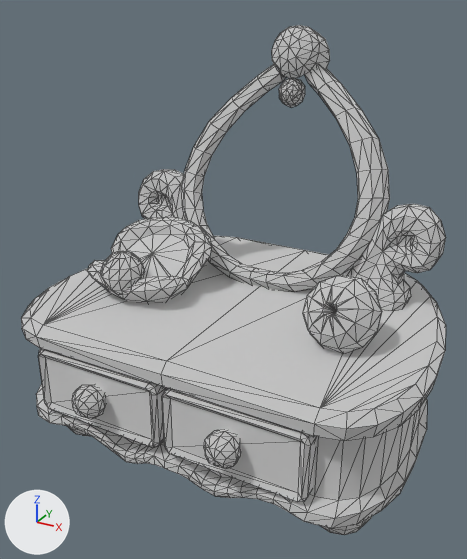
An edit to the glTF model tools/art/models/tripo/gf/g_s_vanity.glb, drawn before and after from the same camera.
One viewpoint serves both versions: a 50 mm lens placed at (0.117, -0.223, 0.186), pointed at (-0.002, -0.006, 0.077). Lighting does not change. The marker at lower left points along +X, +Y and +Z. The picture after the commit comes second. Mesh edges are drawn as thin lines. Vertices at exactly the same position are counted once.

In view in the first picture: 'geometry_0'.
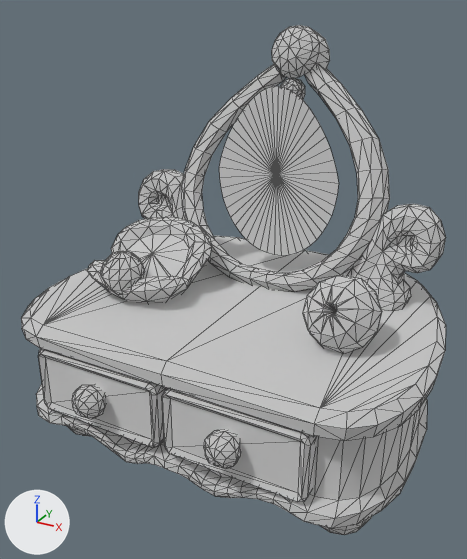
What differs and where, as boxes (x1, y1, x2, y2) in the pictures (467 x 559 px):
part 1 of me_geometry_0, added: after (219, 86, 339, 256)

The change, as a diff of the scene's bpy script:
```diff
--- a/tools/art/models/tripo/gf/g_s_vanity.glb.py
+++ b/tools/art/models/tripo/gf/g_s_vanity.glb.py
@@ me_geometry_0 @@
 # used by ob_geometry_0; location = (0.0, 0.0, 0.0)
-me_geometry_0.from_pydata(...)  # 1595 vertices, 2993 faces; spans x -0.086..0.086, y -0.072..0.072, z 0.0..0.174
+me_geometry_0.from_pydata(...)  # 1644 vertices, 3041 faces; spans x -0.086..0.086, y -0.072..0.072, z 0.0..0.174
+# me_geometry_0 part 1: a new loose piece of 49 vertices spanning x -0.029..0.029, y 0.029, z 0.077..0.152, in mat_material_0 (its picture is missing)
 me_geometry_0.materials.append(mat_material_0)
```
